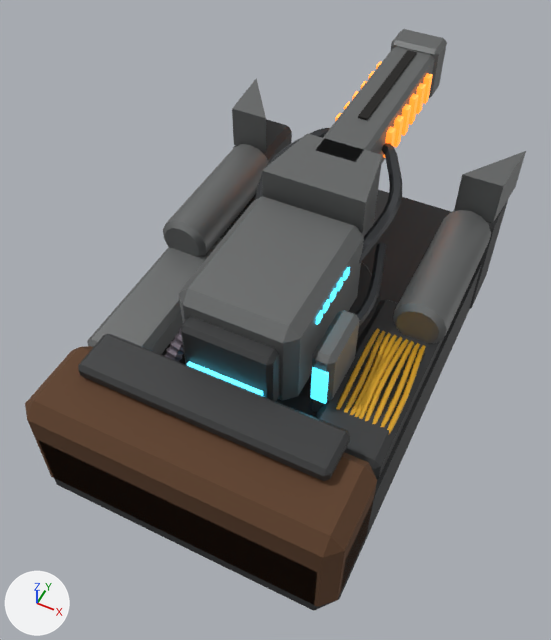
Renders of the glTF model client/assets/models/packs/placeholders/railgun-turret.glb from each side of a commit.
Both versions are drawn from a 50 mm camera at (2.1, -4.77, 6.26) aimed at (-0.15, -0.27, 0.64). Arrows for +X, +Y and +Z are at lower left; the lights stay in place. The picture after the commit comes second. Vertices at exactly the same position are counted once.

In view in the first picture: 'anim_turret_head', 'body'.
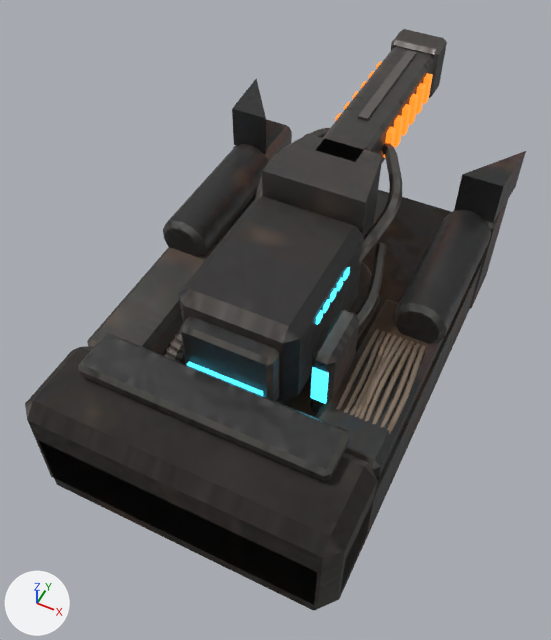
The edits, one by one:
Picture 'Image_2' (img_image_2) is new.
Picture 'Image_0' (img_image_0) is new.
Picture 'Image_1' (img_image_1) is new.
Material 'pbr_body' (mat_pbr_body) is new.
Uses the picture img_image_0.
Uses the picture img_image_1.
Uses the picture img_image_2.
me_anim_turret_head has 572 vertices, 1036 faces and spans x -0.8..0.8, y -1.4..3.2, z 0.05..1.25.
me_anim_turret_head is used by ob_anim_turret_head; location (0.0, -0.1, 0.85).
me_anim_turret_head part 1: 1036 kept faces spanning x -0.8..0.8, y -1.4..3.2, z 0.05..1.25 get new texture (UV) coordinates.
me_anim_turret_head part 2: 144 faces spanning x -0.55..0.55, y -1.25..3.2, z 0.05..1.25 switch from mat_steel_grey to mat_pbr_body.
me_anim_turret_head part 3: 44 faces spanning x -0.42..0.42, y -1.4..-1.2, z 0.15..0.8 switch from mat_steel_grey_dark to mat_pbr_body.
me_anim_turret_head part 4: 12 faces spanning x -0.05..0.05, y 1.4..2.8, z 1.19..1.22 switch from mat_soot to mat_pbr_body.
me_anim_turret_head part 5: 632 faces spanning x -0.8..0.8, y -0.72..1.44, z 0.2..1.06 switch from mat_steel_dark to mat_pbr_body.
me_body has 1234 vertices, 2352 faces and spans x -1.5..1.5, y -2.48..1.95, z 0.0..1.75.
me_body is used by ob_body; location (0.0, 0.0, 0.0).
me_body no longer uses material mat_steel_light.
me_body no longer uses material mat_soot.
me_body part 6: 2352 kept faces spanning x -1.5..1.5, y -2.48..1.95, z 0.0..1.75 get new texture (UV) coordinates.
me_body part 7: 360 faces spanning x -1.47..1.47, y -2.48..1.95, z 0.0..1.3 switch from mat_steel_grey_dark to mat_pbr_body.
me_body part 8: 44 faces spanning x -1.45..1.45, y -2.48..-1.6, z 0.0..1.15 switch from mat_rust_brown to mat_pbr_body.
me_body part 9: 320 faces spanning x -1.5..1.5, y -1.6..1.95, z 0.0..1.75 switch from mat_steel_grey to mat_pbr_body.
me_body part 10: 864 faces spanning x 0.86..1.39, y -1.51..0.01, z 0.83..1.07 switch from mat_hazard to mat_pbr_body.
me_body part 11: 620 faces spanning x -0.84..-0.37, y -1.61..-0.56, z 0.54..1.28 switch from mat_steel_violet to mat_pbr_body.
me_body no longer uses material mat_brass.

Changed parts and their boxes (x1, y1, x2, y2) in the pictures (551 x 640 px):
part 1 of me_anim_turret_head, surface changed (darker)
    both: (179, 29, 447, 401)
part 2 of me_anim_turret_head, recoloured (darker)
    both: (179, 29, 447, 401)
part 3 of me_anim_turret_head, edited (looks the same)
    both: (180, 316, 279, 401)
part 4 of me_anim_turret_head, recoloured (black to grey)
    both: (358, 50, 417, 120)
part 5 of me_anim_turret_head, recoloured
    both: (255, 128, 402, 326)
part 6 of me_body, surface changed (darker)
    both: (25, 78, 526, 608)
part 7 of me_body, recoloured
    both: (40, 119, 509, 608)
part 8 of me_body, recoloured (brown to black)
    both: (25, 346, 377, 607)
part 9 of me_body, recoloured (grey to black)
    both: (87, 78, 526, 412)
part 10 of me_body, recoloured (orange to brown)
    both: (336, 328, 426, 434)
part 11 of me_body, recoloured
    both: (166, 328, 184, 362)
